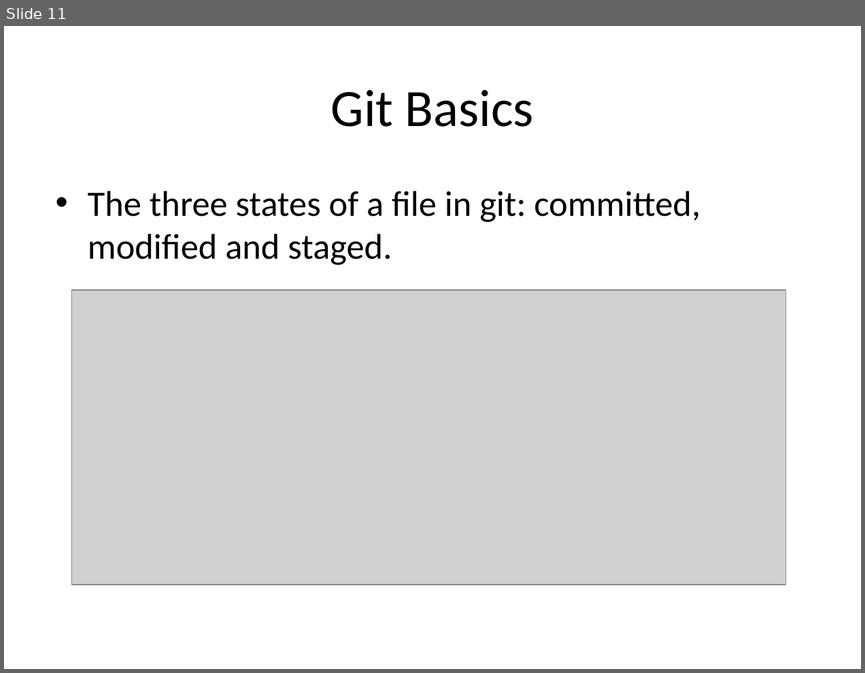
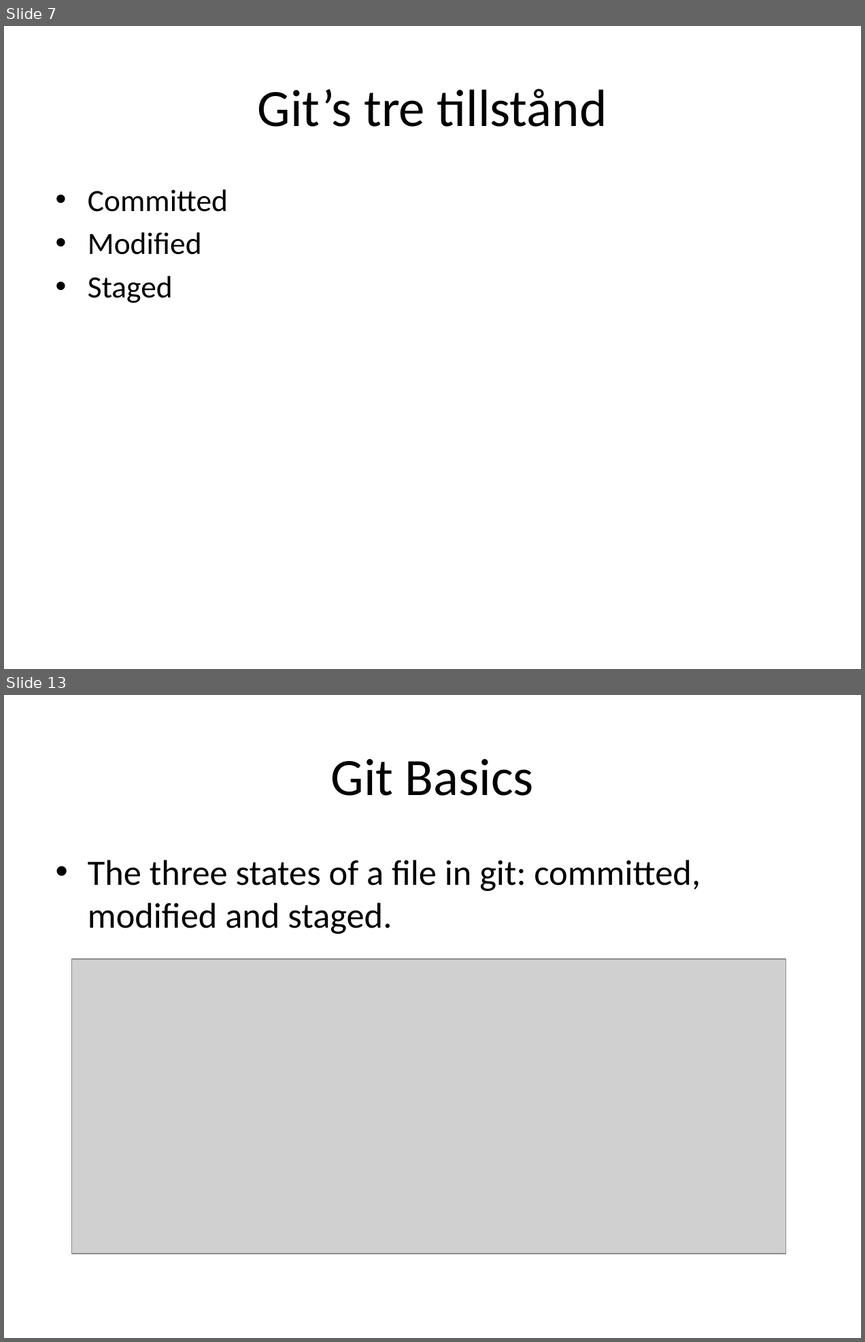
Before and after one commit to perbergq/git-presentation, a slide deck: Git.pptx. Shown one above the other, each under a label of ours: slide 11 before the commit, slides 7 and 13 after it; the slides between them are not shown. The pictures are 865x673 and 865x1342 pixels, drawn with LibreOffice and Linux fonts; fonts in the diff are those of the drawing; grey boxes stand for pictures. Boxes give left, top, right and bottom in pixels: in the first picture for what was removed or moved away, otherwise in the second. Text is boxed around its words. In the diff, an @@ line names an element or a change of style, - is before the commit and + after.

```diff
--- a/Git.pptx
+++ b/Git.pptx
@@ slide 7 added at [4,26,861,669], background #FFFFFF @@
@@ title added at [258,89,607,127], 44 pt, text #000000 @@
+Git’s tre tillstånd
@@ text added at [88,189,228,303], 26 pt, text #000000 @@
+• Committed
+• Modified
+• Staged
@@ what was slide 11 is now slide 13 @@
```
Also in this commit, not shown: 9 slides changed, 2 other slides added, 3 other files.
